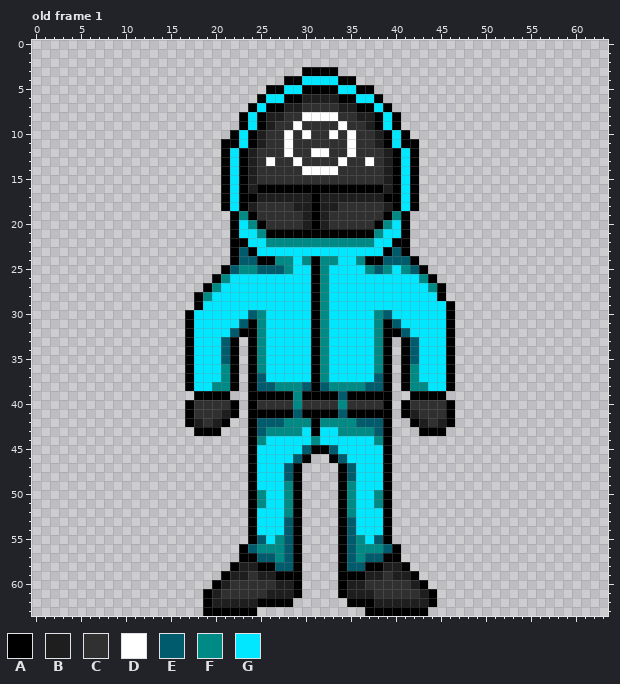
Pixel-art file: Art Assets Source/Guard.aseprite. This is how it looked before the edit.
64x64 pixels, 1 frame. Shown: old frame 1. The commit also changed other frames, which this record leaves out.
Palette (. is transparent): A #000000  B #1e1e1e  C #303030  D #ffffff  E #005b6c  F #008a86  G #00e7ff
Pixels before, old frame 1 (only the part around the change), first column x 0:
12 .....................AGABCCCDCCDDCCD
13 .....................AGABCDCCDCCCCDC
14 .....................AGABCCCCCDDDDCC
15 .....................AGABCCCCCCCCCCC
16 .....................AGABAAAAAAAAAAA
17 .....................AGAABBBBBBABBBB
18 .....................AGABCCCCBBABBCC
19 ......................AFACCCCCBABCCC
20 ......................AGFACCCCBABCCC
21 ......................AGGFAAAAAAAAAA
22 ......................AAGGFFFFFFFFFF
23 ......................AEAGGGGGGGGGGG
24 ......................AEEAAFFGFAFFGG
25 .....................AEFFEEEFGGAFGGG
26 ....................AFGGGGGGGGGAFGGG
27 ...................AFGGGGGGGGGGAFGGG
28 ..................AFGGGGGGGGGGGAFGGG
29 ..................AGGGGGGGGGGGGAFGGG
30 .................AGGGGGGEFGGGGGAFGGG
31 .................AGGGGGEAFGGGGGAFGGG
32 .................AGGGGEAAFGGGGGAFGGG
33 .................AGGGEA.AFGGGGGAFGGG
34 .................AGGGEA.AFGGGGGAFGGG
35 .................AGGGEA.AFGGGGGAFGGG
36 .................AGGGFA.AFGGGGGAFGGG
37 .................AGGGFA.AEGGGGGAFGGG
38 .................AGGFFA.AEEFFFEAEFFF
39 ..................AAAA..AAAAAFAAAAEA
40 .................ACCCCA.ACCCCFCCCCFC
41 .................ACCCBA.AAAAAEAAAAEA
42 .................ABCBA..AEEEFFFAFFFF
43 ..................AAA...AEFFFFGAGGFF
44 ........................AFGGGGGFGGGG
45 ........................AGGGGGEAAEGG
46 ........................AGGGGEA..AEG
47 ........................AGGGEA....AE
48 ........................AGGGEA....AE
49 ........................AGGGFA....AF
50 ........................AFGGFA....AF
51 ........................AFGGFA....AF
52 ........................AGGGFA....AF
53 ........................AGGGEA....AE
54 ........................AGGGEA....AE
After:
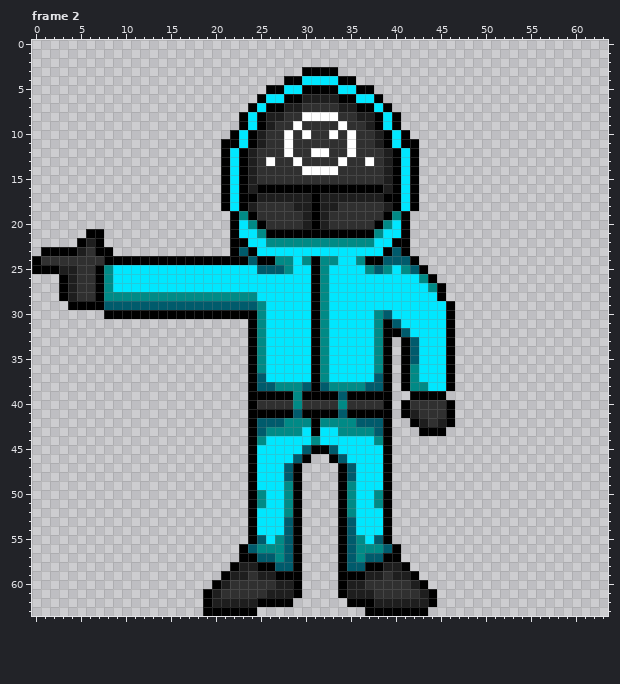
A new or re-ordered frame is compared with the old frame closest to it.
The edit:
frames 1 -> 3
Changed rows in their new state; - is an unchanged pixel.
Frame 2 is new; against old frame 1:
first column x 0:
21 ------AA------------------
22 -----ABA------------------
23 -AAAABCAA-----------------
24 ACCCCCCCAAAAAAAAAAAAAA-A--
25 AAABBCCAFGGGGGGGGGGGGGGGG-
26 ---ABCCAFGGGGGGGGGGGGG----
27 ---ABCCAFGGGGGGGGGGGG-----
28 ---ABCCAFFFFFFFFFFF-FFFFF-
29 ----AAAAEEEEEEEEEEEEEEEEEF
30 --------AAAAAAAAA-AAAAAAA-
31 -----------------.......--
32 -----------------.......--
33 -----------------......---
34 -----------------......---
35 -----------------......---
36 -----------------......---
37 -----------------......---
38 -----------------......---
39 ------------------....----
40 -----------------......---
41 -----------------......---
42 -----------------.....----
43 ------------------...-----
Changed places in both pictures, as pixel boxes (x1, y1, x2, y2):
changed: (32, 229, 266, 436)
